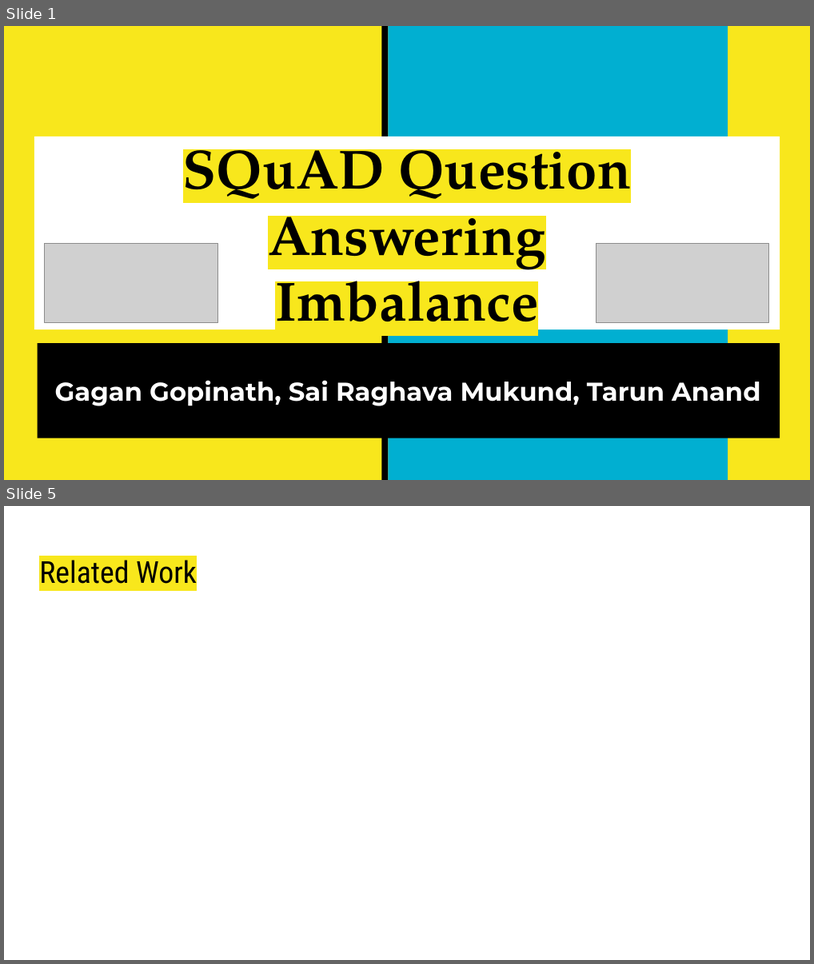
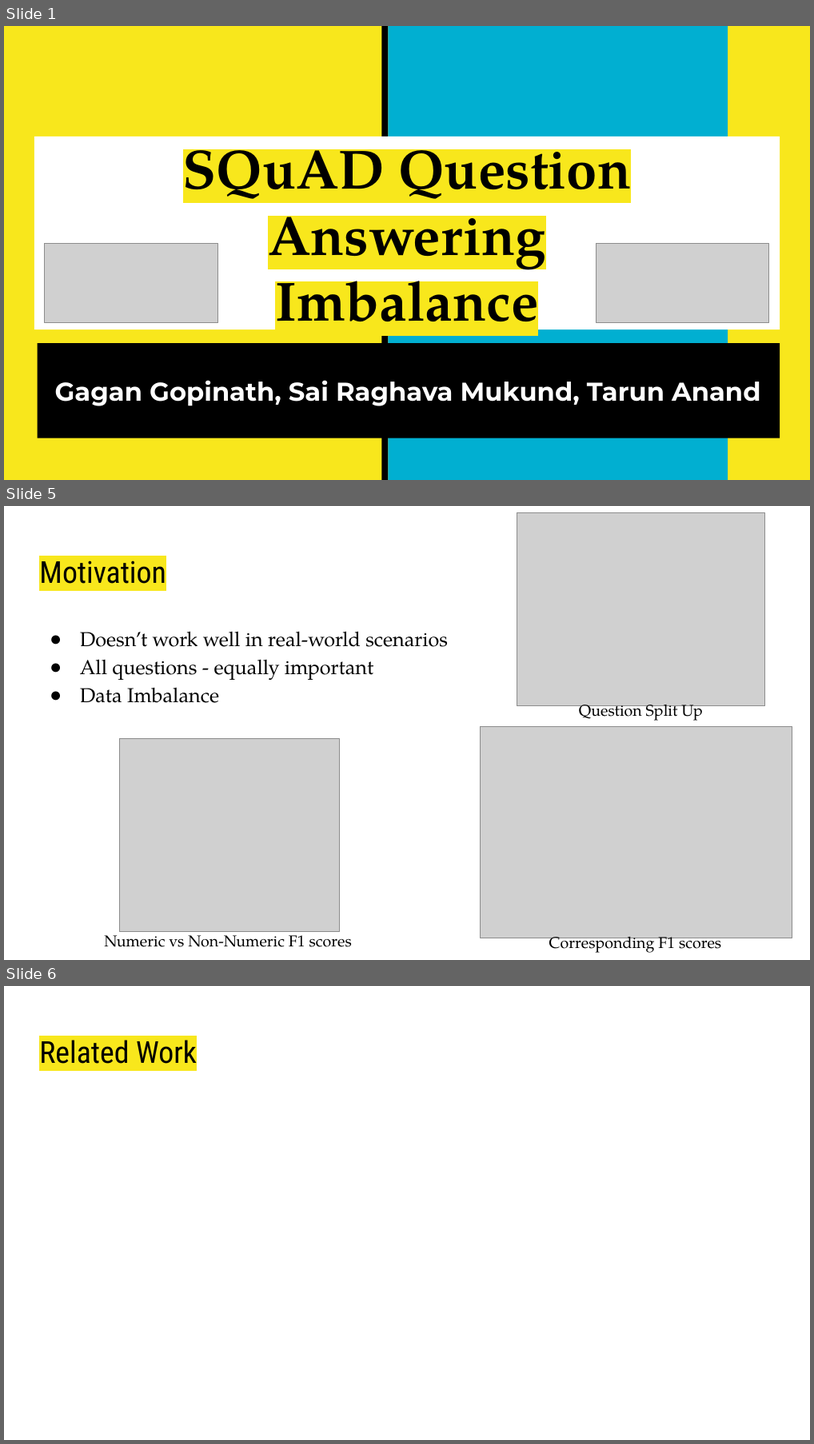
Before and after one commit to g-gagan/Advanced_NLP_Project, a slide deck: CS769 Presentation.pptx. Shown one above the other, each under a label of ours: slides 1 and 5 before the commit, slides 1, 5 and 6 after it; the slides between them are not shown. The pictures are 814x964 and 814x1444 pixels, drawn with LibreOffice and Linux fonts; fonts in the diff are those of the drawing; grey boxes stand for pictures. Boxes give left, top, right and bottom in pixels: in the first picture for what was removed or moved away, otherwise in the second. Text is boxed around its words. In the diff, an @@ line names an element or a change of style, - is before the commit and + after.

```diff
--- a/CS769 Presentation.pptx
+++ b/CS769 Presentation.pptx
@@ slide 5 added at [4,506,810,960], background #FFFFFF @@
@@ picture added at [517,512,766,706] @@
@@ title added at [39,560,166,584], 27 pt, text #000000 @@
+Motivation
@@ text added at [80,631,448,703], 18 pt, text #000000 @@
+● Doesn’t work well in real-world scenarios
+● All questions - equally important
+● Data Imbalance
@@ text added at [579,704,702,721], 14 pt, text #000000 @@
+Question Split Up
@@ picture added at [119,738,339,932] @@
@@ picture added at [481,726,793,937] @@
@@ text added at [104,929,352,947], 14 pt, text #000000 @@
+Numeric vs Non-Numeric F1 scores
@@ text added at [550,932,722,952], 14 pt, text #000000 @@
+Corresponding F1 scores
@@ what was slide 5 is now slide 6 @@
```
Also in this commit, not shown: 4 slides changed, 2 other slides added, 2 slides removed.
